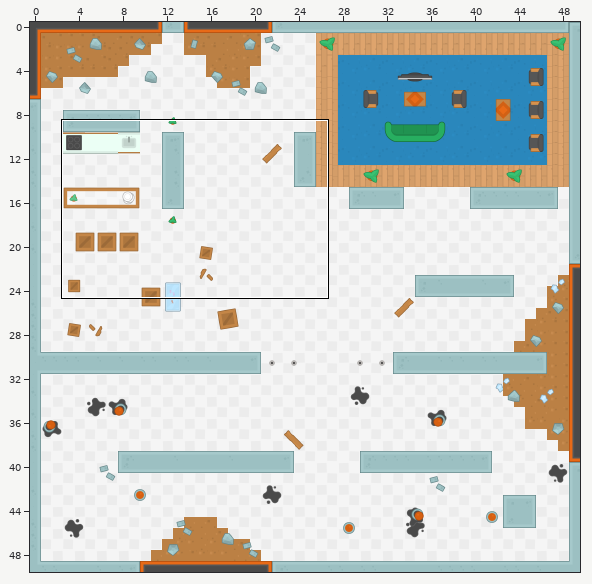
Level history. Tiled map (JSON): BrainsteinServer/Brainstein/src/main/resources/static/assets/tilemaps/laboratorio.json. Above, an overview of the earlier version with the close-up marked.
Close-up. Before the commit:
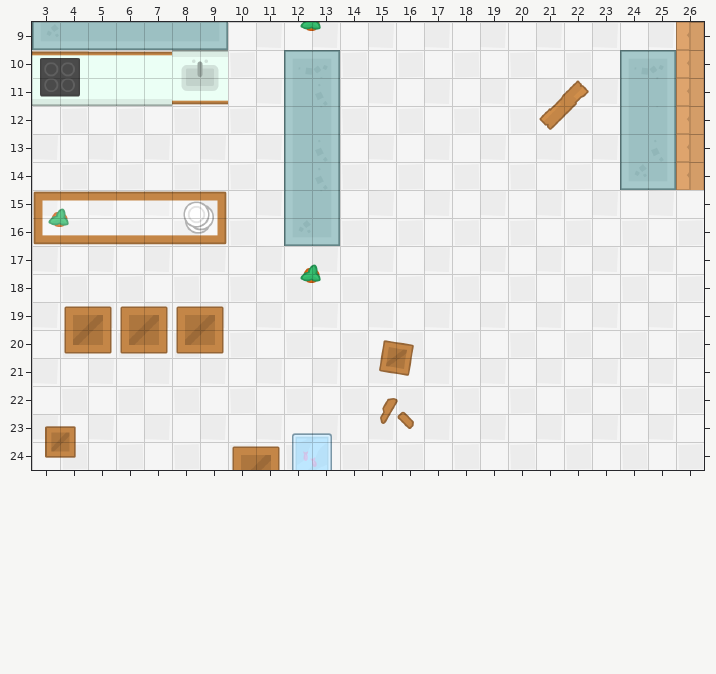
Cells are 64x64 px. Shown: x 3..26, y 9..24. The commit also changed other parts of the map, which this record leaves out.
After the commit:
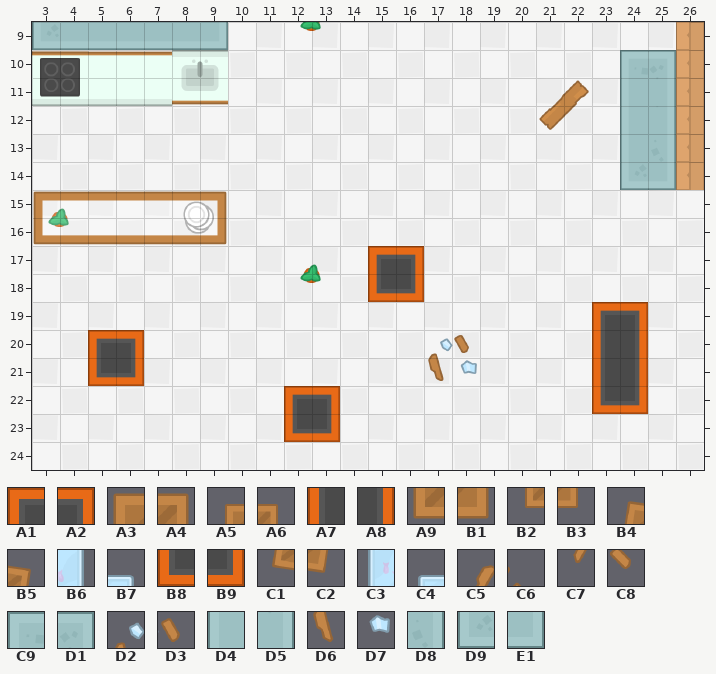
Key: from "tilesheet_complete_2X": A1 446, A2 449, A3 472, A4 473, A5 474, A6 475, A7 500, A8 503, A9 526, B1 527, B2 528, B3 529, B4 582, B5 583, B6 588 flipped on the other diagonal, B7 589 flipped on the other diagonal, B8 608, B9 611, C1 636, C2 637, C3 642 flipped on the other diagonal, C4 643 flipped on the other diagonal, C5 1016, C6 1017, C7 1070, C8 1071, C9 1094, D1 1097, D2 1124, D3 1125, D4 1148, D5 1151, D6 1178, D7 1179, D8 1205, D9 1256, E1 1259.
__ is an empty cell, .. an unchanged one.
Edits made:
--- layer "backgroundLayer2"
@@ x 15..18 @@
-20 .. .. __ __
-21 .. .. __ __
-22 C5 C6 .. ..
-23 C7 C8 .. ..
+20 .. .. D2 D3
+21 .. .. D6 D7
+22 __ __ .. ..
+23 __ __ .. ..
--- layer "collisionLayer"
@@ x 3..24 @@
-10 .. .. .. .. .. .. .. .. .. C9 D1 .. .. .. .. .. .. .. .. .. .. ..
-11 .. .. .. .. .. .. .. .. .. D4 D8 .. .. .. .. .. .. .. .. .. .. ..
-12 .. .. .. .. .. .. .. .. .. D4 D5 .. .. .. .. .. .. .. .. .. .. ..
-13 .. .. .. .. .. .. .. .. .. D4 D8 .. .. .. .. .. .. .. .. .. .. ..
-14 .. .. .. .. .. .. .. .. .. D4 D8 .. .. .. .. .. .. .. .. .. .. ..
-15 .. .. .. .. .. .. .. .. .. D4 D5 .. .. .. .. .. .. .. .. .. .. ..
-16 .. .. .. .. .. .. .. .. .. D9 E1 .. .. .. .. .. .. .. .. .. .. ..
-17 .. .. .. .. .. .. .. .. .. .. .. .. __ __ .. .. .. .. .. .. .. ..
-18 .. .. .. .. .. .. .. .. .. .. .. .. __ __ .. .. .. .. .. .. .. ..
-19 .. A3 A4 A3 A4 A3 A4 .. .. .. .. .. .. .. .. .. .. .. .. .. __ __
-20 .. A9 B1 A9 B1 A9 B1 .. .. .. .. .. B4 B5 .. .. .. .. .. .. __ __
-21 .. .. __ __ .. .. .. .. .. .. .. .. C1 C2 .. .. .. .. .. .. __ __
-22 .. .. .. .. .. .. .. .. .. __ __ .. .. .. .. .. .. .. .. .. __ __
-23 A5 A6 .. .. .. .. .. .. .. C4 B7 .. .. .. .. .. .. .. .. .. .. ..
-24 B2 B3 .. .. .. .. .. A3 A4 C3 B6 .. .. .. .. .. .. .. .. .. .. ..
+10 .. .. .. .. .. .. .. .. .. __ __ .. .. .. .. .. .. .. .. .. .. ..
+11 .. .. .. .. .. .. .. .. .. __ __ .. .. .. .. .. .. .. .. .. .. ..
+12 .. .. .. .. .. .. .. .. .. __ __ .. .. .. .. .. .. .. .. .. .. ..
+13 .. .. .. .. .. .. .. .. .. __ __ .. .. .. .. .. .. .. .. .. .. ..
+14 .. .. .. .. .. .. .. .. .. __ __ .. .. .. .. .. .. .. .. .. .. ..
+15 .. .. .. .. .. .. .. .. .. __ __ .. .. .. .. .. .. .. .. .. .. ..
+16 .. .. .. .. .. .. .. .. .. __ __ .. .. .. .. .. .. .. .. .. .. ..
+17 .. .. .. .. .. .. .. .. .. .. .. .. A1 A2 .. .. .. .. .. .. .. ..
+18 .. .. .. .. .. .. .. .. .. .. .. .. B8 B9 .. .. .. .. .. .. .. ..
+19 .. __ __ __ __ __ __ .. .. .. .. .. .. .. .. .. .. .. .. .. A1 A2
+20 .. __ A1 A2 __ __ __ .. .. .. .. .. __ __ .. .. .. .. .. .. A7 A8
+21 .. .. B8 B9 .. .. .. .. .. .. .. .. __ __ .. .. .. .. .. .. A7 A8
+22 .. .. .. .. .. .. .. .. .. A1 A2 .. .. .. .. .. .. .. .. .. B8 B9
+23 __ __ .. .. .. .. .. .. .. B8 B9 .. .. .. .. .. .. .. .. .. .. ..
+24 __ __ .. .. .. .. .. __ __ __ __ .. .. .. .. .. .. .. .. .. .. ..
Changed places in both close-ups, as pixel boxes (x1, y1, x2, y2):
removed: (284, 50, 340, 246)
added: (368, 246, 424, 302)
changed: (64, 306, 224, 386)
added: (592, 302, 648, 414)
changed: (379, 335, 477, 429)
changed: (232, 386, 340, 470)
removed: (45, 426, 76, 458)
